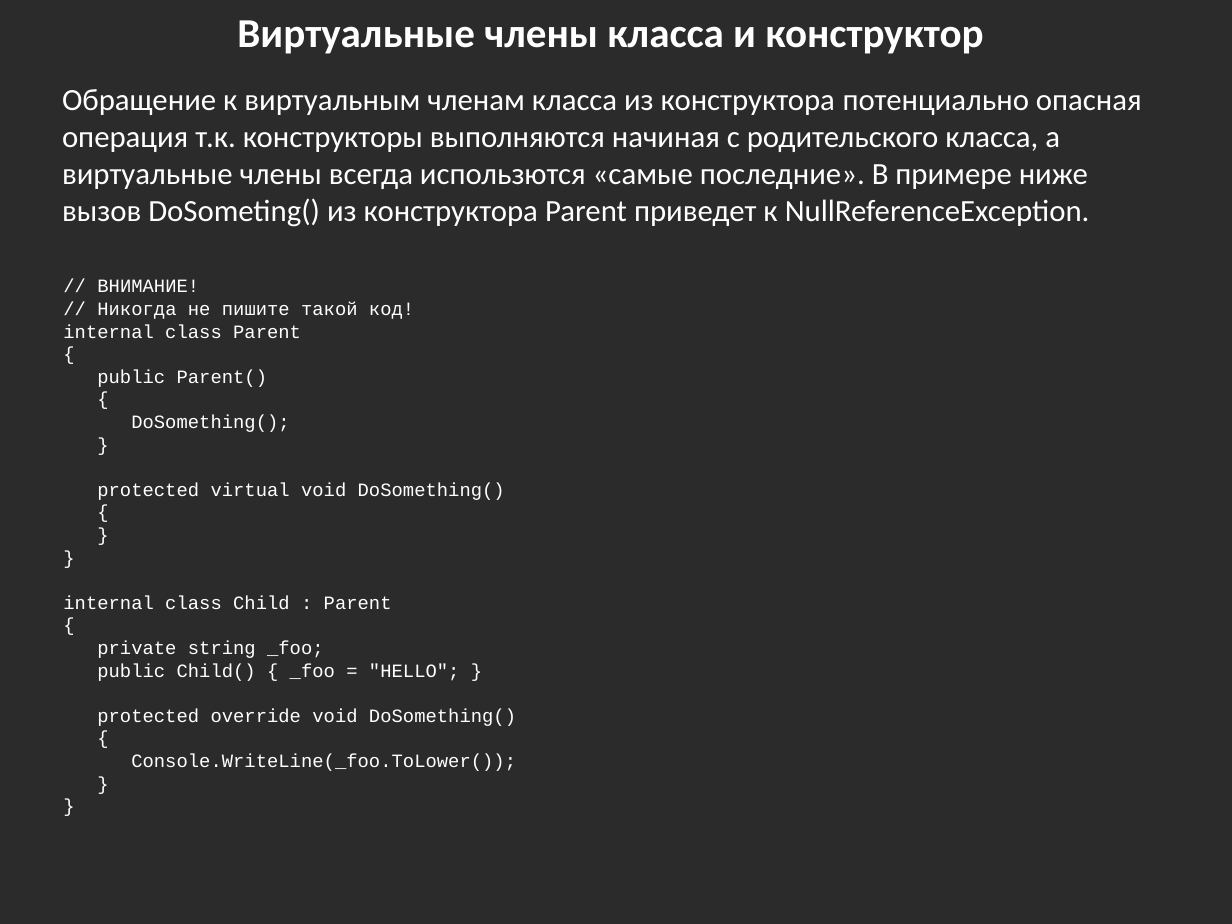
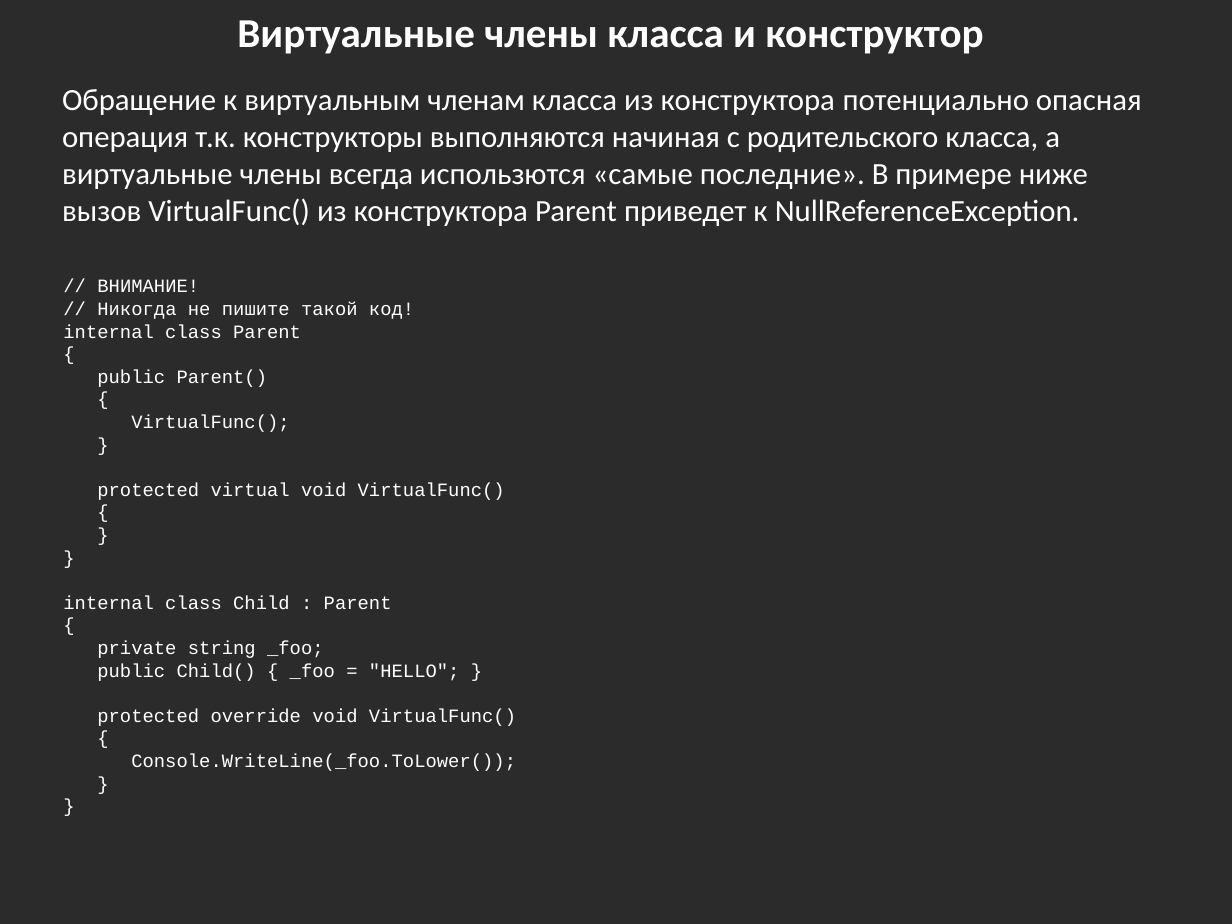
Before and after one commit to bazile/Training, a slide deck: slide 13 of Presentation/lesson-02-oop.pptx. Drawn at 1232x924 pixels with LibreOffice and Linux fonts; fonts in the diff are those of the drawing; background and template pictures are left out; a plain dark background stands for a picture behind light text. Boxes give left, top, right and bottom in pixels: in the first picture for what was removed or moved away, otherwise in the second. Text is boxed around its words. In the diff, an @@ line names an element or a change of style, - is before the commit and + after.

Commit message:
Amended sample for Virtual Call In Constructor case

```diff
--- a/Presentation/lesson-02-oop.pptx
+++ b/Presentation/lesson-02-oop.pptx
@@ text at <box>62,89,1142,226</box>: text changed @@
-Обращение к виртуальным членам класса из конструктора потенциально опасная операция т.к. конструкторы выполняются начиная с родительского класса, а виртуальные члены всегда использются «самые последние». В примере ниже вызов DoSometing() из конструктора Parent приведет к NullReferenceException.
+Обращение к виртуальным членам класса из конструктора потенциально опасная операция т.к. конструкторы выполняются начиная с родительского класса, а виртуальные члены всегда использются «самые последние». В примере ниже вызов VirtualFunc() из конструктора Parent приведет к NullReferenceException.
@@ text at <box>131,415,289,432</box>: text changed @@
-DoSomething();
+VirtualFunc();
@@ text at <box>97,483,505,500</box>: text changed @@
-protected virtual void DoSomething()
+protected virtual void VirtualFunc()
@@ text at <box>97,709,516,726</box>: text changed @@
-protected override void DoSomething()
+protected override void VirtualFunc()
```
